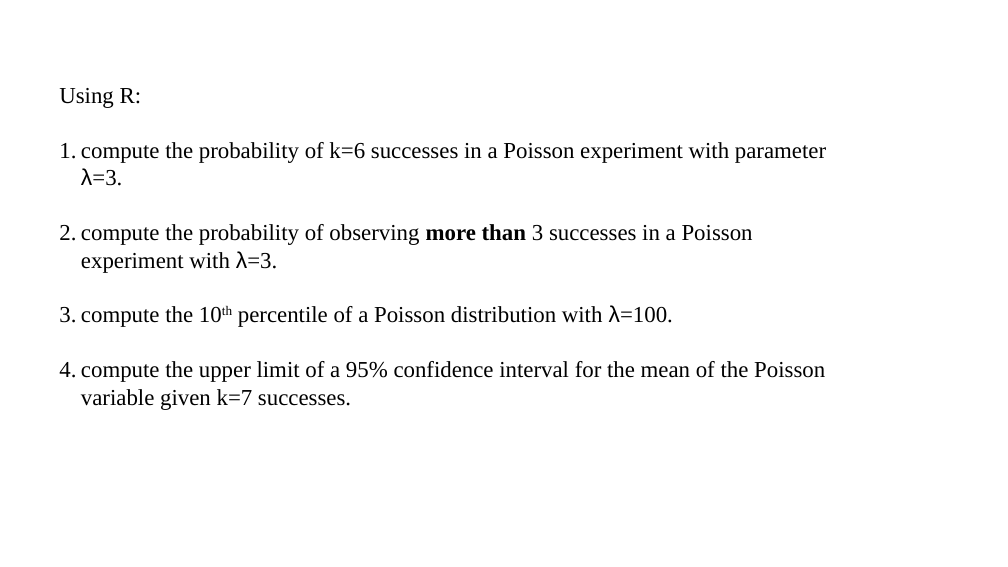
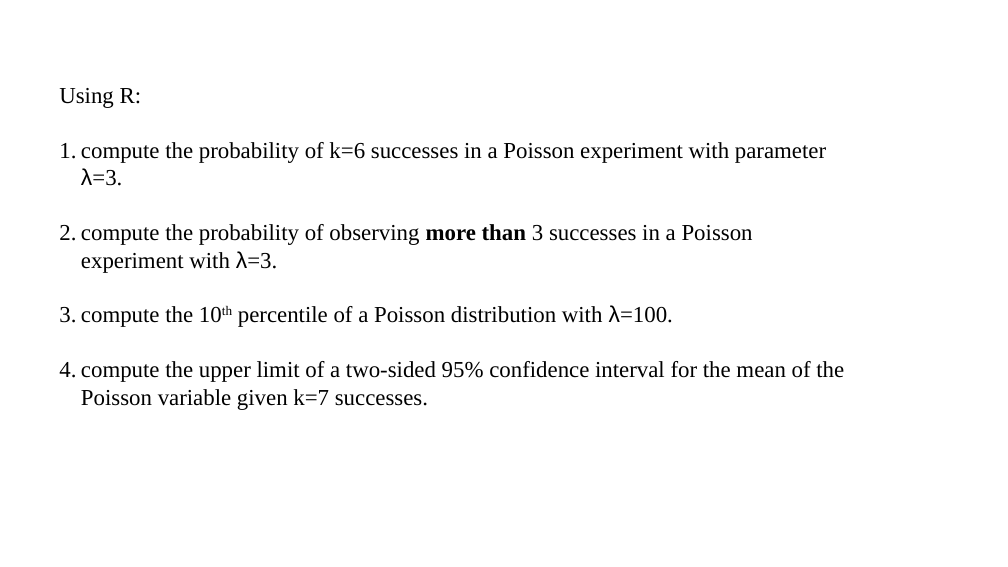
Before and after one commit to pvermees/geostats, a slide deck: slide 63 of slides/quizzes.odp. Drawn at 1008x567 pixels with LibreOffice and Linux fonts; fonts in the diff are those of the drawing. Boxes give left, top, right and bottom in pixels: in the first picture for what was removed or moved away, otherwise in the second. Text is boxed around its words. In the diff, an @@ line names an element or a change of style, - is before the commit and + after.

```diff
--- a/slides/quizzes.odp
+++ b/slides/quizzes.odp
@@ text at [81,361,844,410]: text changed @@
-4. compute the upper limit of a 95% confidence interval for the mean of the Poisson variable given k=7 successes.
+4. compute the upper limit of a two-sided 95% confidence interval for the mean of the Poisson variable given k=7 successes.
```
Also in this commit, not shown: 3 other slides changed, 4 other files.
